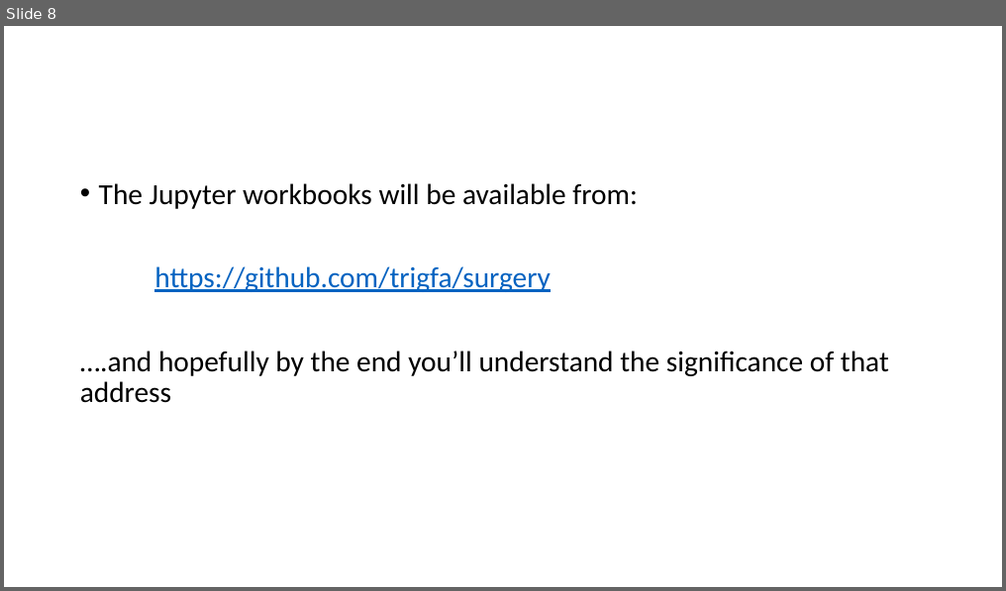
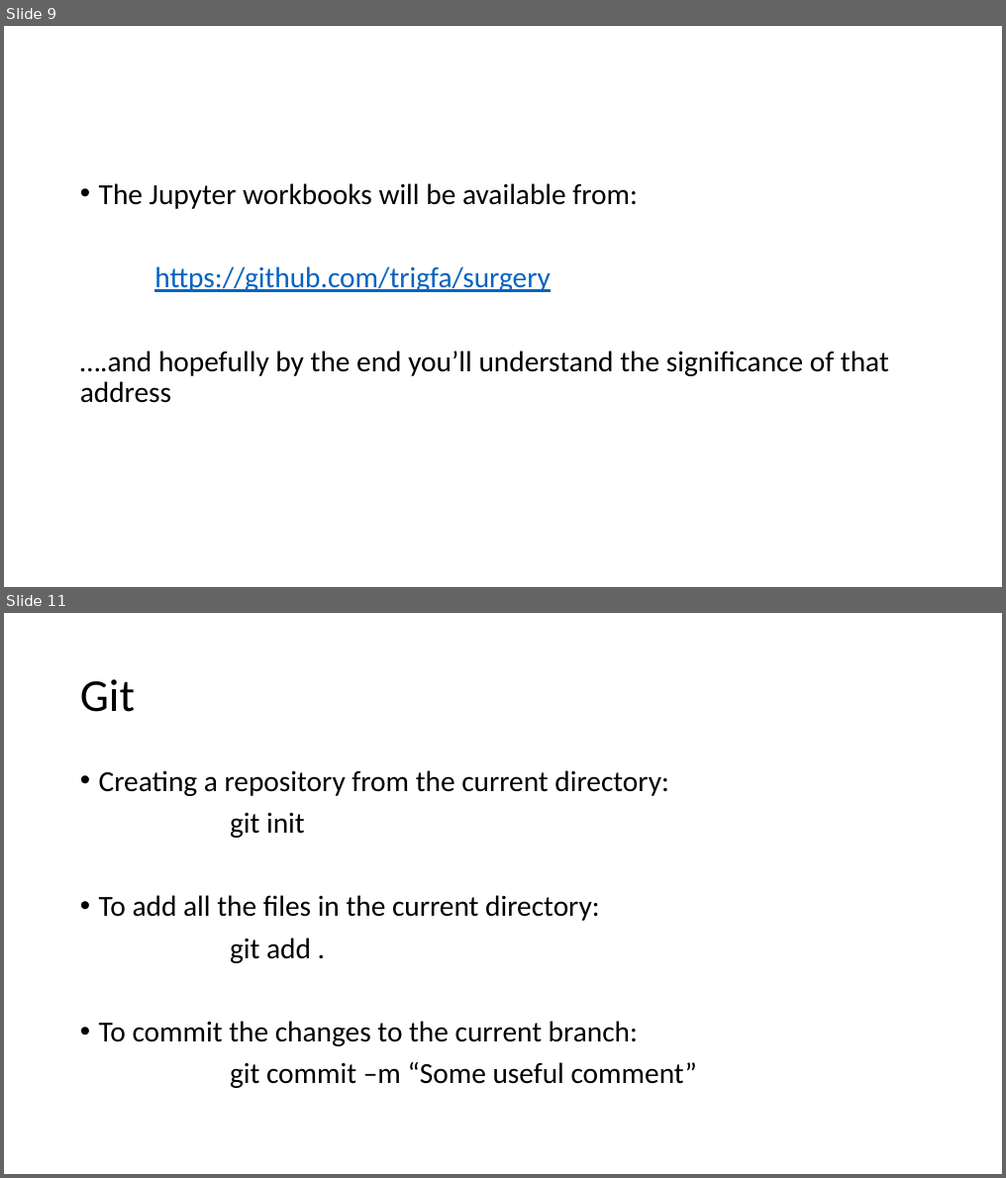
Before and after one commit to trigfa/surgery, a slide deck: Presentation/Presentation.pptx. Shown one above the other, each under a label of ours: slide 8 before the commit, slides 9 and 11 after it; the slides between them are not shown. The pictures are 1006x591 and 1006x1178 pixels, drawn with LibreOffice and Linux fonts; fonts in the diff are those of the drawing. Boxes give left, top, right and bottom in pixels: in the first picture for what was removed or moved away, otherwise in the second. Text is boxed around its words. In the diff, an @@ line names an element or a change of style, - is before the commit and + after.

```diff
--- a/Presentation/Presentation.pptx
+++ b/Presentation/Presentation.pptx
@@ slide 11 added at [4,613,1002,1174], background #FFFFFF @@
@@ title added at [80,679,135,712], 44 pt, text #000000 @@
+Git
@@ text added at [99,770,697,1088], 28 pt, text #000000 @@
+• Creating a repository from the current directory:
+git init
+• To add all the files in the current directory:
+git add .
+• To commit the changes to the current branch:
+git commit –m “Some useful comment”
@@ what was slide 8 is now slide 9 @@
```
Also in this commit, not shown: 1 slide changed, 3 other slides added, 1 other file.
